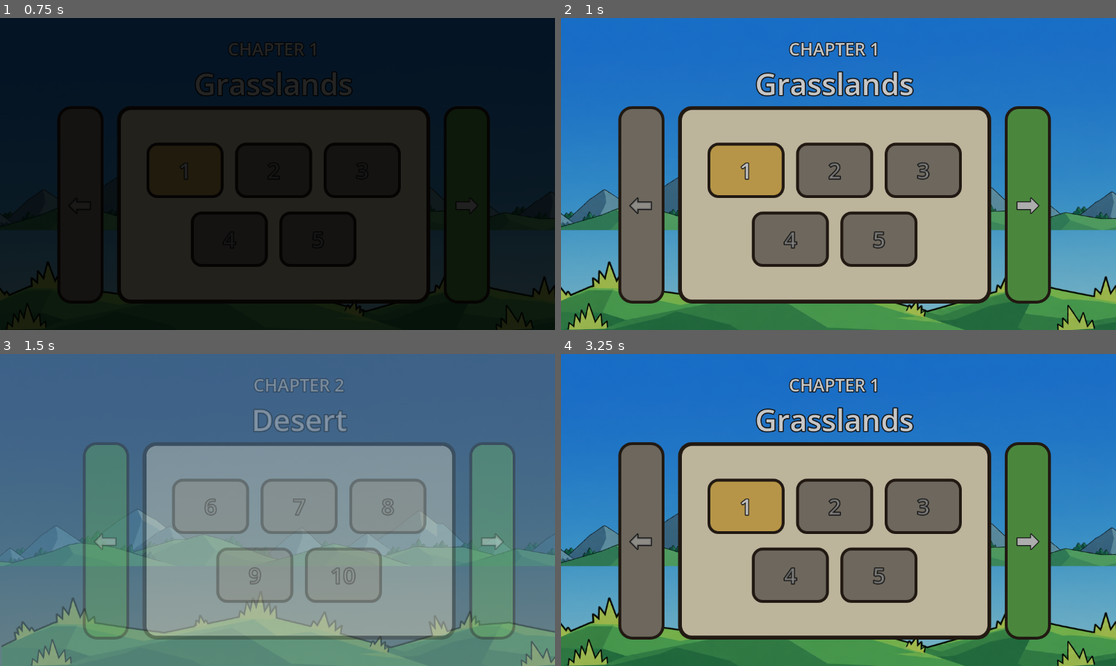
Above: before the commit, frames 1-4 (two rows, left to right).
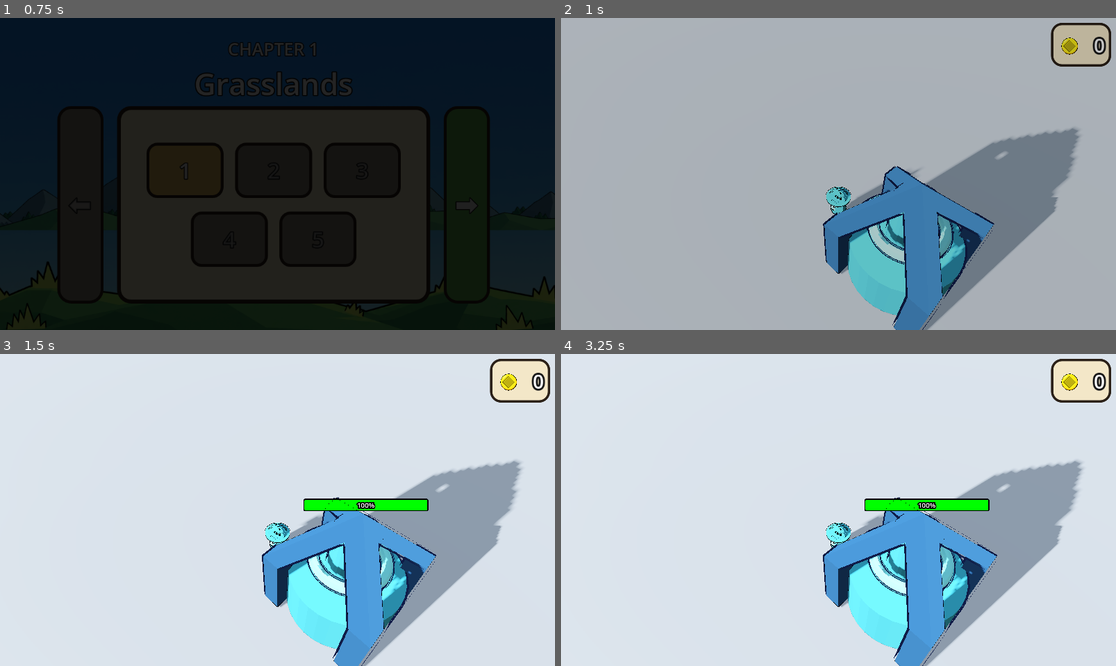
Above: after the commit, the same moments.

Repository: Kotsalas/kingshot_like
Game: Godot game, scene res://level_select.tscn
Same seed, same stepped clock (60 frames per second), same inputs: the game is played once before the commit and once after it.
Inputs (mouse positions are in pixels of both pictures, inside the frame that each line leads up to):
- Up to frame 1 (0.75 s): click "1" at 0.5 s
- Up to frame 2 (1 s): no input
- Up to frame 3 (1.5 s): click (466, 541) at 1.25 s, where only the run before the commit has a clickable "➡"
- Up to frame 4 (3.25 s): click (638, 541) at 2 s, where only the run before the commit has a clickable "⬅"; click (744, 506) at 2.75 s, where only the run before the commit has a clickable "1"

Frame 1 is identical in both runs. In frame 2, 100% of the frame differs, in the area x 0-100%, y 0-100%; in frame 3, 97%; in frame 4, 100%.

Commit message:
29-09-2026_2

Diff:
--- a/levels/level_1.tscn
+++ b/levels/level_1.tscn
@@ -5,7 +5,6 @@
 [ext_resource type="PackedScene" uid="uid://dqpru014264uu" path="res://player.tscn" id="3_7nvrk"]
 [ext_resource type="Script" uid="uid://bakqlkmte46gt" path="res://camera_3d.gd" id="3_betor"]
 [ext_resource type="Script" uid="uid://8bfje5ynu5dd" path="res://joystick.gd" id="4_vjtdm"]
-[ext_resource type="Shader" uid="uid://c7y7752ib56cs" path="res://circle_shader.gdshader" id="5_bgw3c"]
 [ext_resource type="PackedScene" uid="uid://crohgg75acgqi" path="res://base_toon.tscn" id="6_7nvrk"]
 [ext_resource type="Script" uid="uid://b45feecbavmmb" path="res://base.gd" id="6_lrvbd"]
 [ext_resource type="Script" uid="uid://d3p26oycb0pdf" path="res://health_bar_helper.gd" id="6_oqlok"]
@@ -13,8 +12,10 @@
 [ext_resource type="Script" uid="uid://b1xytupb5hr8m" path="res://enemy_spawner.gd" id="7_oqlok"]
 [ext_resource type="PackedScene" uid="uid://dk75hb6nsdudh" path="res://normal_enemy.tscn" id="8_7nvrk"]
 [ext_resource type="PackedScene" uid="uid://c0mvjbk5klgn6" path="res://tank_enemy.tscn" id="9_jkxa6"]
+[ext_resource type="Texture2D" uid="uid://d24i6afan5p8i" path="res://images/joystick_circle_2.png" id="10_udfhf"]
 [ext_resource type="Script" uid="uid://c4ituae83amoq" path="res://build_platform.gd" id="10_w75he"]
 [ext_resource type="Script" uid="uid://dbuios1nnm3y8" path="res://wave_data.gd" id="11_betor"]
+[ext_resource type="Texture2D" uid="uid://bk0gn87vrmohi" path="res://images/joystick_circle.png" id="11_i6od7"]
 [ext_resource type="PackedScene" uid="uid://drc3dy2dxbaxi" path="res://archer_tower.tscn" id="11_udfhf"]
 [ext_resource type="Texture2D" uid="uid://c8nhqaf5n4u22" path="res://images/coin_icon.png" id="11_w75he"]
 [ext_resource type="Script" uid="uid://dcw8hh4q4vmqc" path="res://level_manager.gd" id="12_i6od7"]
@@ -66,11 +67,22 @@
 [sub_resource type="ViewportTexture" id="ViewportTexture_4arys"]
 viewport_path = NodePath("Base/HealthBarViewport")
 
-[sub_resource type="ShaderMaterial" id="ShaderMaterial_tereu"]
-shader = ExtResource("5_bgw3c")
-
-[sub_resource type="ShaderMaterial" id="ShaderMaterial_6iypd"]
-shader = ExtResource("5_bgw3c")
+[sub_resource type="Shader" id="Shader_ryfpa"]
+code = "shader_type canvas_item;
+
+void fragment() {
+    // Calculate distance from center (UV coordinates go from 0.0 to 1.0)
+    float dist = distance(UV, vec2(0.5));
+
+    // Smooth anti-aliased edge around the circle border (radius = 0.5)
+    float alpha = 1.0 - smoothstep(0.48, 0.5, dist);
+
+    // Apply smooth transparency outside the radius
+    COLOR.a *= alpha;
+}"
+
+[sub_resource type="ShaderMaterial" id="ShaderMaterial_ntdhj"]
+shader = SubResource("Shader_ryfpa")
 
 [sub_resource type="StyleBoxFlat" id="StyleBoxFlat_udfhf"]
 bg_color = Color(0.9529412, 0.90588236, 0.78431374, 1)
@@ -283,32 +295,37 @@
 
 [node name="Joystick" type="Control" parent="UI" unique_id=908222483]
 layout_mode = 3
-anchors_preset = 2
-anchor_top = 1.0
-anchor_bottom = 1.0
-offset_top = -150.0
-offset_right = 150.0
-grow_vertical = 0
+anchors_preset = 15
+anchor_right = 1.0
+anchor_bottom = 1.0
+grow_horizontal = 2
+grow_vertical = 2
+mouse_filter = 2
 script = ExtResource("4_vjtdm")
 metadata/_edit_use_anchors_ = true
 
-[node name="Base" type="ColorRect" parent="UI/Joystick" unique_id=1641105679]
-material = SubResource("ShaderMaterial_tereu")
+[node name="Base" type="TextureRect" parent="UI/Joystick" unique_id=1154401197]
+self_modulate = Color(1, 1, 1, 0.49803922)
+material = SubResource("ShaderMaterial_ntdhj")
 layout_mode = 0
 offset_right = 150.0
 offset_bottom = 150.0
 mouse_filter = 2
+texture = ExtResource("10_udfhf")
+expand_mode = 1
 metadata/_edit_use_anchors_ = true
 
-[node name="Knob" type="ColorRect" parent="UI/Joystick" unique_id=1533867751]
-material = SubResource("ShaderMaterial_6iypd")
+[node name="Knob" type="TextureRect" parent="UI/Joystick" unique_id=2132307336]
+self_modulate = Color(1, 1, 1, 0.49803922)
 layout_mode = 0
 offset_left = 45.0
 offset_top = 45.0
 offset_right = 105.0
 offset_bottom = 105.0
 mouse_filter = 2
-color = Color(0, 0, 0, 1)
+texture = ExtResource("11_i6od7")
+expand_mode = 1
+stretch_mode = 5
 metadata/_edit_use_anchors_ = true
 
 [node name="CoinCounter" type="PanelContainer" parent="UI" unique_id=1493316330]
--- a/levels/level_2.tscn
+++ b/levels/level_2.tscn
@@ -6,7 +6,6 @@
 [ext_resource type="PackedScene" uid="uid://dqpru014264uu" path="res://player.tscn" id="3_dpc8t"]
 [ext_resource type="Script" uid="uid://8bfje5ynu5dd" path="res://joystick.gd" id="4_0ourt"]
 [ext_resource type="Script" uid="uid://d3p26oycb0pdf" path="res://health_bar_helper.gd" id="5_uo0vl"]
-[ext_resource type="Shader" uid="uid://c7y7752ib56cs" path="res://circle_shader.gdshader" id="5_w200a"]
 [ext_resource type="PackedScene" uid="uid://crohgg75acgqi" path="res://base_toon.tscn" id="6_h351q"]
 [ext_resource type="Script" uid="uid://b45feecbavmmb" path="res://base.gd" id="6_uo0vl"]
 [ext_resource type="Script" uid="uid://b1xytupb5hr8m" path="res://enemy_spawner.gd" id="7_k2aru"]
@@ -17,6 +16,8 @@
 [ext_resource type="Script" uid="uid://dbuios1nnm3y8" path="res://wave_data.gd" id="10_5orea"]
 [ext_resource type="Script" uid="uid://c4ituae83amoq" path="res://build_platform.gd" id="10_dpc8t"]
 [ext_resource type="PackedScene" uid="uid://drc3dy2dxbaxi" path="res://archer_tower.tscn" id="11_ngvhw"]
+[ext_resource type="Texture2D" uid="uid://d24i6afan5p8i" path="res://images/joystick_circle_2.png" id="11_xrja0"]
+[ext_resource type="Texture2D" uid="uid://bk0gn87vrmohi" path="res://images/joystick_circle.png" id="12_he6wg"]
 [ext_resource type="Script" uid="uid://dcw8hh4q4vmqc" path="res://level_manager.gd" id="12_itbe0"]
 [ext_resource type="PackedScene" uid="uid://bswquv3de4jpm" path="res://cannon_tower.tscn" id="12_wcjpl"]
 [ext_resource type="Texture2D" uid="uid://c8nhqaf5n4u22" path="res://images/coin_icon.png" id="12_xrja0"]
@@ -68,11 +69,22 @@
 [sub_resource type="ViewportTexture" id="ViewportTexture_aocai"]
 viewport_path = NodePath("Base/HealthBarViewport")
 
-[sub_resource type="ShaderMaterial" id="ShaderMaterial_wcjpl"]
-shader = ExtResource("5_w200a")
-
-[sub_resource type="ShaderMaterial" id="ShaderMaterial_5orea"]
-shader = ExtResource("5_w200a")
+[sub_resource type="Shader" id="Shader_kyq6o"]
+code = "shader_type canvas_item;
+
+void fragment() {
+    // Calculate distance from center (UV coordinates go from 0.0 to 1.0)
+    float dist = distance(UV, vec2(0.5));
+
+    // Smooth anti-aliased edge around the circle border (radius = 0.5)
+    float alpha = 1.0 - smoothstep(0.48, 0.5, dist);
+
+    // Apply smooth transparency outside the radius
+    COLOR.a *= alpha;
+}"
+
+[sub_resource type="ShaderMaterial" id="ShaderMaterial_jqt73"]
+shader = SubResource("Shader_kyq6o")
 
 [sub_resource type="StyleBoxFlat" id="StyleBoxFlat_he6wg"]
 bg_color = Color(0.9529412, 0.90588236, 0.78431374, 1)
@@ -300,32 +312,37 @@
 
 [node name="Joystick" type="Control" parent="UI" unique_id=71538661]
 layout_mode = 3
-anchors_preset = 2
-anchor_top = 1.0
-anchor_bottom = 1.0
-offset_top = -150.0
-offset_right = 150.0
-grow_vertical = 0
+anchors_preset = 15
+anchor_right = 1.0
+anchor_bottom = 1.0
+grow_horizontal = 2
+grow_vertical = 2
+mouse_filter = 2
 script = ExtResource("4_0ourt")
 metadata/_edit_use_anchors_ = true
 
-[node name="Base" type="ColorRect" parent="UI/Joystick" unique_id=1618313343]
-material = SubResource("ShaderMaterial_wcjpl")
+[node name="Base" type="TextureRect" parent="UI/Joystick" unique_id=317421266]
+self_modulate = Color(1, 1, 1, 0.49803922)
+material = SubResource("ShaderMaterial_jqt73")
 layout_mode = 0
 offset_right = 150.0
 offset_bottom = 150.0
 mouse_filter = 2
+texture = ExtResource("11_xrja0")
+expand_mode = 1
 metadata/_edit_use_anchors_ = true
 
-[node name="Knob" type="ColorRect" parent="UI/Joystick" unique_id=1137017837]
-material = SubResource("ShaderMaterial_5orea")
+[node name="Knob" type="TextureRect" parent="UI/Joystick" unique_id=842368082]
+self_modulate = Color(1, 1, 1, 0.49803922)
 layout_mode = 0
 offset_left = 45.0
 offset_top = 45.0
 offset_right = 105.0
 offset_bottom = 105.0
 mouse_filter = 2
-color = Color(0, 0, 0, 1)
+texture = ExtResource("12_he6wg")
+expand_mode = 1
+stretch_mode = 5
 metadata/_edit_use_anchors_ = true
 
 [node name="CoinCounter" type="PanelContainer" parent="UI" unique_id=1228425788]
